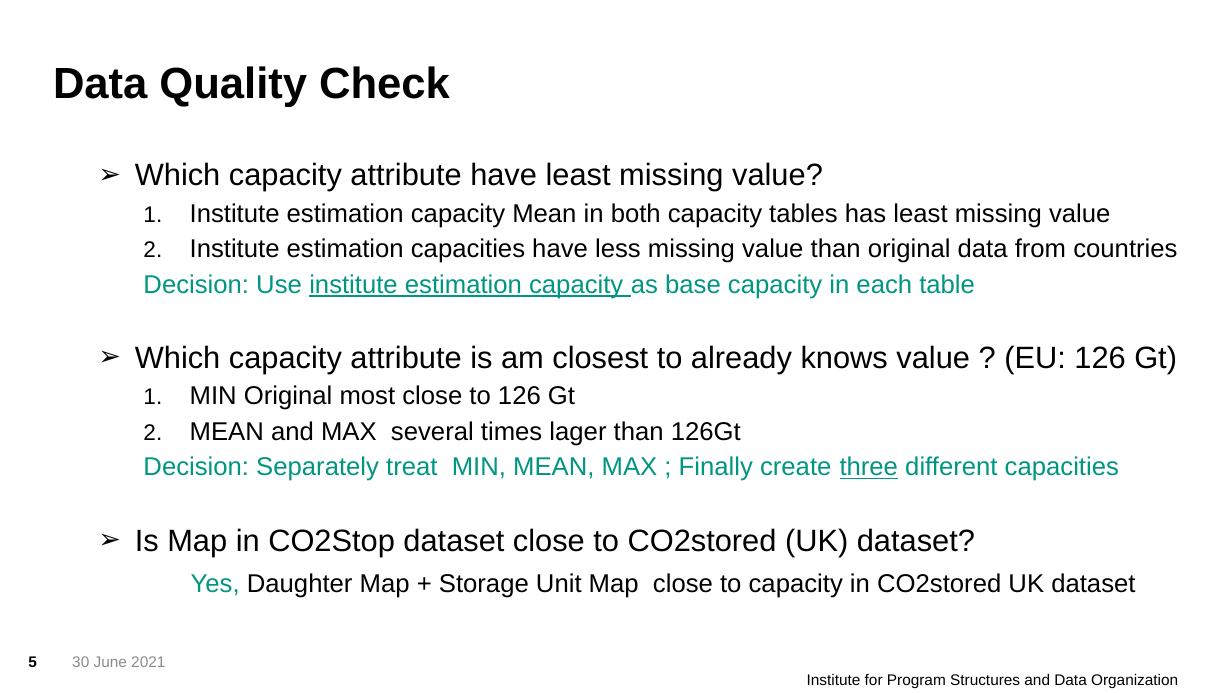
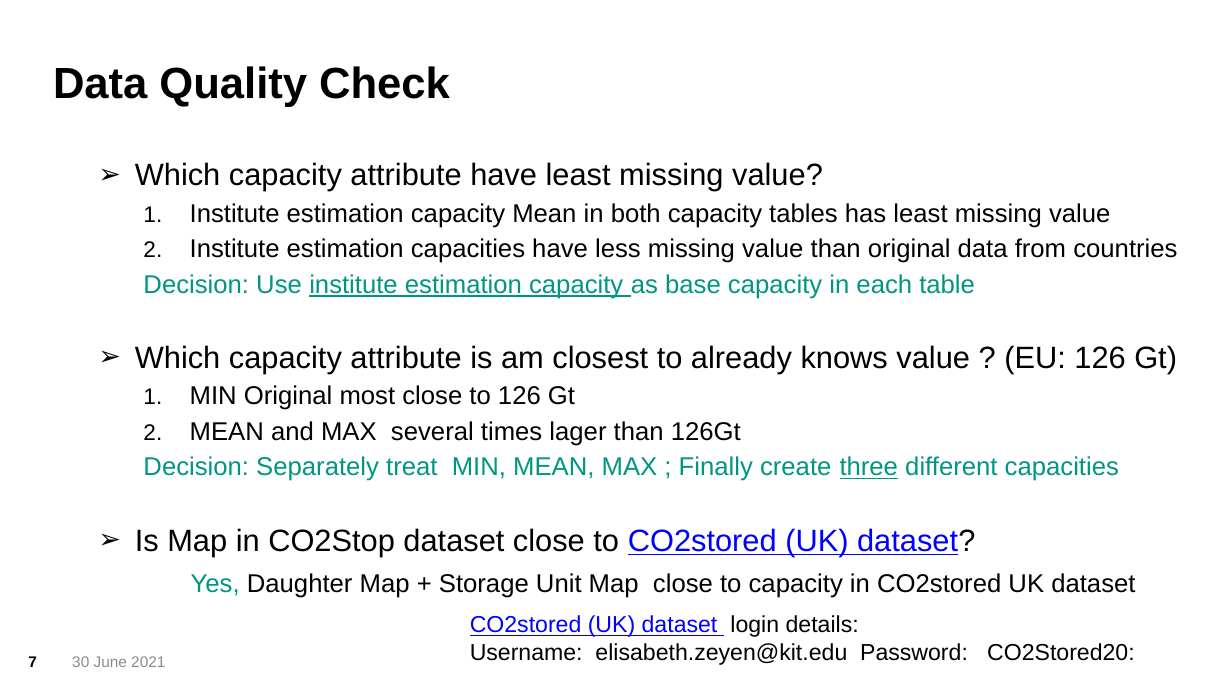
Before and after one commit to ericzhou571/Co2Storage, a slide deck: slide 7 of CO2Storage.pptx (slide 5 before the commit). Drawn at 1232x693 pixels with LibreOffice and Linux fonts; fonts in the diff are those of the drawing; background and template pictures are left out. Boxes give left, top, right and bottom in pixels: in the first picture for what was removed or moved away, otherwise in the second. Text is boxed around its words. In the diff, an @@ line names an element or a change of style, - is before the commit and + after.

```diff
--- a/CO2Storage.pptx
+++ b/CO2Storage.pptx
@@ text at (135, 528, 975, 556): text colour #000000 to #0000FF, underline on in "CO2stored (UK) dataset?" @@
@@ text added at (470, 615, 1135, 665), 18 pt, text #000000 @@
+CO2stored (UK) dataset login details:
+Username: elisabeth.zeyen@kit.edu Password: CO2Stored20:
@@ page number at (28, 656, 37, 667): text changed @@
-5
+7
@@ text removed at (807, 674, 1178, 688) @@
-Institute for Program Structures and Data Organization
```
Also in this commit, not shown: 6 other slides changed, 2 slides added, 1 slide removed, 17 other files.
